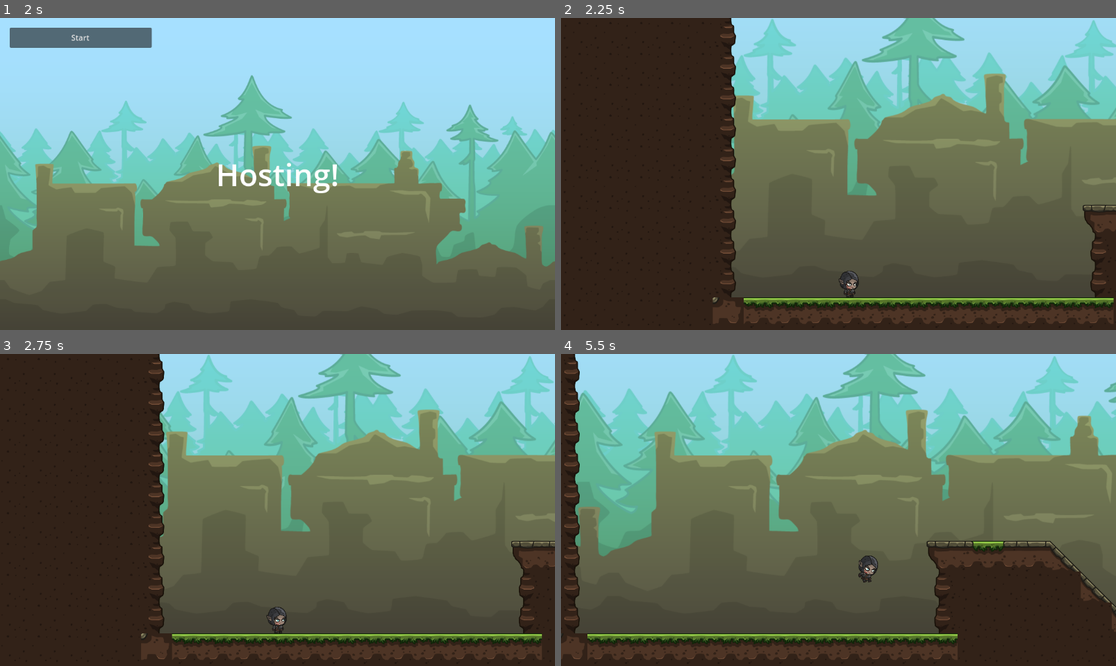
Above: before the commit, frames 1-4 (two rows, left to right).
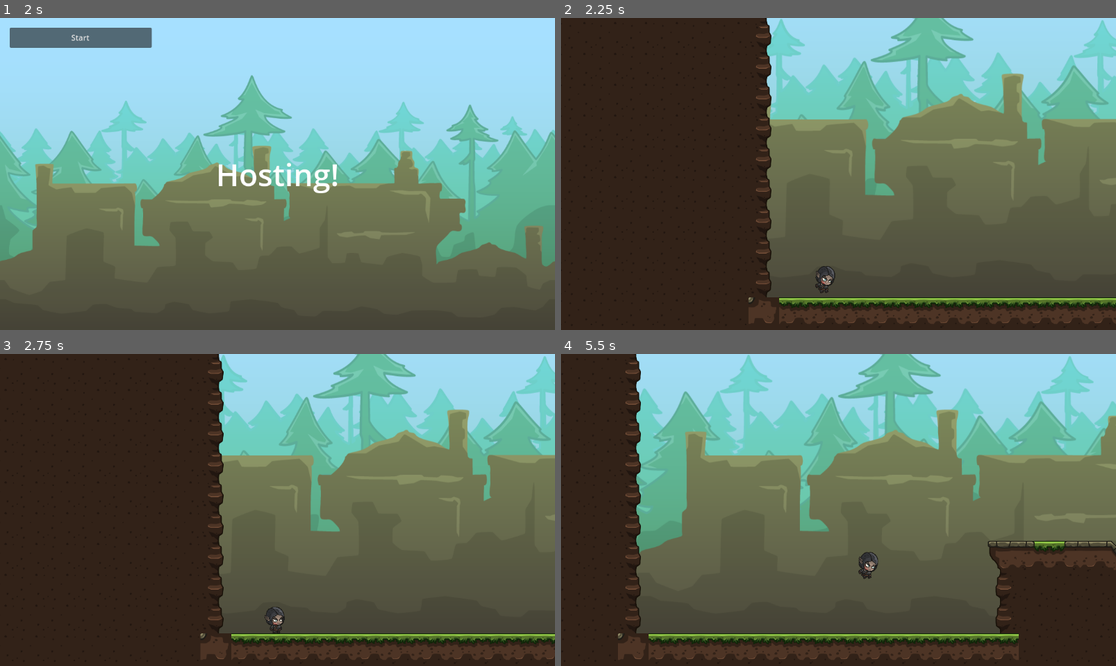
Above: after the commit, the same moments.

Repository: haseebzeeshan2010/godot-3d-multiplayer
Game: Godot game, scene res://levels/menu/menu.tscn
The game is run twice, just before and just after one commit, with the same random seed, the same clock (stepped at 60 frames per second) and the same inputs.
Inputs:
- Up to frame 1 (2 s): tap Enter at 0.5 s; hold D (move_right) 0.53-1.25 s; tap W (jump) at 0.6, 0.77, 1.07 s; click "Host" at 1.25 s
- Up to frame 2 (2.25 s): click "Start" at 2 s
- Up to frame 3 (2.75 s): no input
- Up to frame 4 (5.5 s): hold D (move_right) 2.78-3.53 s; tap W (jump) at 2.85, 3.02, 3.32, 3.6, 4.35, 4.52, 4.82, 5.1, 5.27 s; hold A (move_left) 3.53-4.28 s; hold D (move_right) from 4.28 s (still down)

Frame 1 is identical in both runs. In frame 2, 17% of the frame differs, in the area x 27-100%, y 0-98%; in frame 3, 23%; in frame 4, 32%, in the area x 0-100%, y 0-98%.

Commit message:
Add multiplayer positional syncing

Diff:
--- /dev/null
+++ b/levels/level.gd
@@ -0,0 +1,54 @@
+extends Node2D
+
+@export var players_container: Node2D
+@export var player_scene: PackedScene
+@export var spawn_points: Array[Node2D]
+
+var next_spawn_point_index: int = 0
+
+func _ready():
+	if not multiplayer.is_server(): # Only the host/server manages players
+		return
+
+	# multiplayer.peer_connected.connect(add_player) # Subscribe to signal to add players when they join(for late joiners, though disabled as this game doesn't have any)
+
+	multiplayer.peer_disconnected.connect(delete_player) # Subscribe to signal to remove players when they leave
+
+	for id in multiplayer.get_peers(): # Add a player for each connected peer
+		add_player(id)
+
+	add_player(1) # Add a player for the host itself
+
+
+
+
+func _exit_tree():
+	# Only process input and movement for the local player
+	if multiplayer.multiplayer_peer == null:
+		return
+
+	# Only the host/server manages players
+	if not multiplayer.is_server():
+		return
+
+	# multiplayer.peer_connected.disconnect(add_player) # Unsubscribe from signal
+	multiplayer.peer_disconnected.disconnect(delete_player) # Unsubscribe from signal
+
+func add_player(id):
+	var player_instance = player_scene.instantiate()
+	player_instance.position = get_spawn_point()
+	player_instance.name = str(id) # Set the name of the player node to the peer ID for easy access
+	players_container.add_child(player_instance)
+
+func delete_player(id):
+	if not players_container.has_node(str(id)): # Check if player exists, return if not
+		return
+
+	players_container.get_node(str(id)).queue_free() # Remove player node
+
+func get_spawn_point():
+	var spawn_point = spawn_points[next_spawn_point_index].position
+	next_spawn_point_index += 1
+	if next_spawn_point_index >= len(spawn_points):
+		next_spawn_point_index = 0
+	return spawn_point
--- a/levels/level_01/level_01.tscn
+++ b/levels/level_01/level_01.tscn
@@ -1,5 +1,6 @@
-[gd_scene load_steps=7 format=3 uid="uid://cve0qd5mawyvu"]
+[gd_scene load_steps=8 format=3 uid="uid://cve0qd5mawyvu"]
 
+[ext_resource type="Script" uid="uid://dubcc8hdxoj68" path="res://levels/level.gd" id="1_dm0pi"]
 [ext_resource type="Texture2D" uid="uid://chwbcf7n2ajtp" path="res://art/platforms/Platformer_spritesheet.png" id="1_ty3hu"]
 [ext_resource type="Texture2D" uid="uid://bja0wl8tcw71c" path="res://art/backgrounds/background_01.png" id="2_81a5f"]
 [ext_resource type="PackedScene" uid="uid://c7ewkv2qw438t" path="res://player/player.tscn" id="2_mckh2"]
@@ -40,7 +41,11 @@
 physics_layer_0/collision_layer = 1
 sources/0 = SubResource("TileSetAtlasSource_mckh2")
 
-[node name="Level_01" type="Node2D"]
+[node name="Level_01" type="Node2D" node_paths=PackedStringArray("players_container", "spawn_points")]
+script = ExtResource("1_dm0pi")
+players_container = NodePath("----- Players -----/PlayersContainer")
+player_scene = ExtResource("2_mckh2")
+spawn_points = [NodePath("----- Players -----/SpawnPoint_0"), NodePath("----- Players -----/SpawnPoint_1")]
 
 [node name="------ Environment -----" type="Node" parent="."]
 
@@ -77,6 +82,15 @@
 
 [node name="----- Players -----" type="Node" parent="."]
 
-[node name="Player" parent="----- Players -----" instance=ExtResource("2_mckh2")]
-position = Vector2(57, 128)
-max_jumps = 2
+[node name="PlayersContainer" type="Node2D" parent="----- Players -----"]
+
+[node name="PlayerSpawner" type="MultiplayerSpawner" parent="----- Players -----"]
+_spawnable_scenes = PackedStringArray("uid://c7ewkv2qw438t")
+spawn_path = NodePath("../PlayersContainer")
+spawn_limit = 2
+
+[node name="SpawnPoint_0" type="Node2D" parent="----- Players -----"]
+position = Vector2(-70, 92)
+
+[node name="SpawnPoint_1" type="Node2D" parent="----- Players -----"]
+position = Vector2(150, 97)
--- a/lobby.gd
+++ b/lobby.gd
@@ -11,7 +11,7 @@
 
 # Setup variables
 var players = {}
-var player_info = {"name" : "Missing Name"} #Default for name key is "Name"
+var player_info = {"name": "Missing Name"} # Default for name key is "Name"
 
 func _ready() -> void:
 	multiplayer.peer_connected.connect(_on_player_connected)
@@ -70,6 +70,6 @@
 	multiplayer.multiplayer_peer = null # Clear the multiplayer peer on failure
 
 func _on_server_disconnected() -> void:
-	multiplayer.multiplayer_peer = null # Clear the multiplayer peer on disconnection
+	multiplayer.multiplayer_peer = OfflineMultiplayerPeer.new() # Set to offline peer
 	players.clear() # Clear the players dictionary
 	server_disconnected.emit()
--- a/player/player.gd
+++ b/player/player.gd
@@ -13,11 +13,18 @@
 
 @onready var initial_sprite_scale = player_sprite.scale
 
-
+var owner_id = 1
 var jump_counter = 0
 var camera_instance
 
-func _ready():
+func _enter_tree():
+	print(name.to_int())
+	owner_id = name.to_int()
+	set_multiplayer_authority(owner_id)
+	if owner_id != multiplayer.get_unique_id():
+		return
+
+
 	set_up_camera()
 
 # Camera Follow without Smoothing
@@ -29,8 +36,15 @@
 
 
 func _physics_process(_delta: float) -> void:
+	# Only process input and movement for the local player
+	if multiplayer.multiplayer_peer == null:
+		return
+	if owner_id != multiplayer.get_unique_id():
+		return
+
 	#Smooth Camera Follow
 	update_camera_pos(global_position.x, _delta)
+
 	#Move the Player
 	var horizontal_input = Input.get_action_strength("move_right") - Input.get_action_strength("move_left")
 	velocity.x = horizontal_input * movement_speed
@@ -75,36 +89,44 @@
 
 #Handle Movement States
 func handle_movement_state() -> void:
-	#Setup Character States
-	var is_falling = velocity.y > 0 and not is_on_floor()
-	var is_jumping = Input.is_action_just_pressed("jump") and is_on_floor()
-	var is_double_jumping = Input.is_action_just_pressed("jump") and is_falling
-	var is_jump_cancelled = Input.is_action_just_released("jump") and velocity.y < 0
-	var is_idle = is_on_floor() and is_zero_approx(velocity.x)
-	var is_walking = is_on_floor() and not is_zero_approx(velocity.x)
+	var is_grounded = is_on_floor()
+	var wants_to_jump = Input.is_action_just_pressed("jump")
+	var is_moving = not is_zero_approx(velocity.x)
 
-	#Play Animations
-	if is_jumping:
-		player_sprite.play("jump_start")
+	# Handle jumping logic first (before animations)
+	if wants_to_jump:
+		if is_grounded:
+			# Regular jump from ground
+			jump_counter = 1
+			velocity.y = -jump_strength
+			player_sprite.play("jump_start")
+			return
+		elif jump_counter < max_jumps:
+			# Air jump (double jump, triple jump, etc.)
+			jump_counter += 1
+			velocity.y = -jump_strength
+			player_sprite.play("double_jump_start")
+			return
 
-	elif is_double_jumping:
-		player_sprite.play("double_jump_start")
-	elif is_walking:
-		player_sprite.play("walk")
-	elif is_falling:
-		player_sprite.play("fall")
-	elif is_idle:
-		player_sprite.play("idle")
+	# Reset jump counter when landing
+	if is_grounded:
+		jump_counter = 0
 
-	#Handle Jumping Logic
-	if is_jumping:
-		jump_counter += 1
-		velocity.y = -jump_strength
-	elif is_double_jumping:
-		jump_counter += 1
-		if jump_counter <= max_jumps:
-			velocity.y = -jump_strength
-	#elif is_jump_cancelled:
-		#velocity.y = 0.0
-	elif is_on_floor():
-		jump_counter = 0
+	# Handle jump release for variable jump height (optional)
+	if Input.is_action_just_released("jump") and velocity.y < 0:
+		velocity.y *= 0.5  # Cut jump short for tap jumps
+
+	# Play animations based on current state
+	if is_grounded:
+		if is_moving:
+			player_sprite.play("walk")
+		else:
+			player_sprite.play("idle")
+	else:
+		# Airborne
+		if velocity.y < 0:
+			# Only play jump if not already in a jump animation
+			if not player_sprite.animation.begins_with("jump") and not player_sprite.animation.begins_with("double"):
+				player_sprite.play("jump")
+		else:
+			player_sprite.play("fall")
--- a/player/player.tscn
+++ b/player/player.tscn
@@ -303,10 +303,22 @@
 "speed": 24.0
 }]
 
+[sub_resource type="SceneReplicationConfig" id="SceneReplicationConfig_b2j0d"]
+properties/0/path = NodePath(".:position")
+properties/0/spawn = true
+properties/0/replication_mode = 1
+properties/1/path = NodePath("AnimatedSprite2D:animation")
+properties/1/spawn = true
+properties/1/replication_mode = 1
+properties/2/path = NodePath("AnimatedSprite2D:scale:x")
+properties/2/spawn = true
+properties/2/replication_mode = 1
+
 [node name="Player" type="CharacterBody2D" node_paths=PackedStringArray("player_sprite")]
 script = ExtResource("1_hggc2")
+player_camera = ExtResource("2_b2j0d")
 player_sprite = NodePath("AnimatedSprite2D")
-player_camera = ExtResource("2_b2j0d")
+max_jumps = 2
 
 [node name="CollisionShape2D" type="CollisionShape2D" parent="."]
 position = Vector2(0, -28)
@@ -320,4 +332,7 @@
 autoplay = "idle"
 frame_progress = 0.16522083
 
+[node name="MultiplayerSynchronizer" type="MultiplayerSynchronizer" parent="."]
+replication_config = SubResource("SceneReplicationConfig_b2j0d")
+
 [connection signal="animation_finished" from="AnimatedSprite2D" to="." method="_on_animated_sprite_2d_animation_finished"]
Not shown, added: builds/web_build/Godot3DMultiplayer.apple-touch-icon.png.import
Not shown, added: builds/web_build/Godot3DMultiplayer.icon.png.import
Not shown, added: builds/web_build/Godot3DMultiplayer.png.import
Not shown, added: export_presets.cfg
Not shown, added: levels/level.gd.uid
Not shown: 1 places in player/player.tscn that only renumber resources
Not shown, added: builds/web_build/Godot3DMultiplayer.apple-touch-icon.png
Not shown, added: builds/web_build/Godot3DMultiplayer.audio.position.worklet.js
Not shown, added: builds/web_build/Godot3DMultiplayer.audio.worklet.js
Not shown, added: builds/web_build/Godot3DMultiplayer.html
Not shown, added: builds/web_build/Godot3DMultiplayer.icon.png
Not shown, added: builds/web_build/Godot3DMultiplayer.js
(and 5 more such lines)
